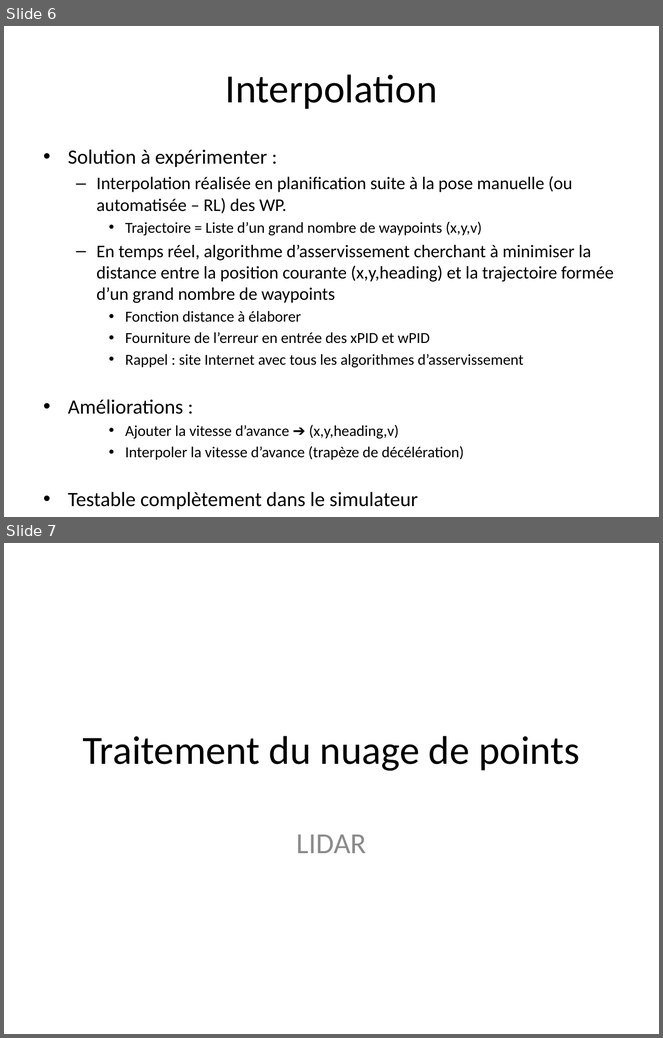
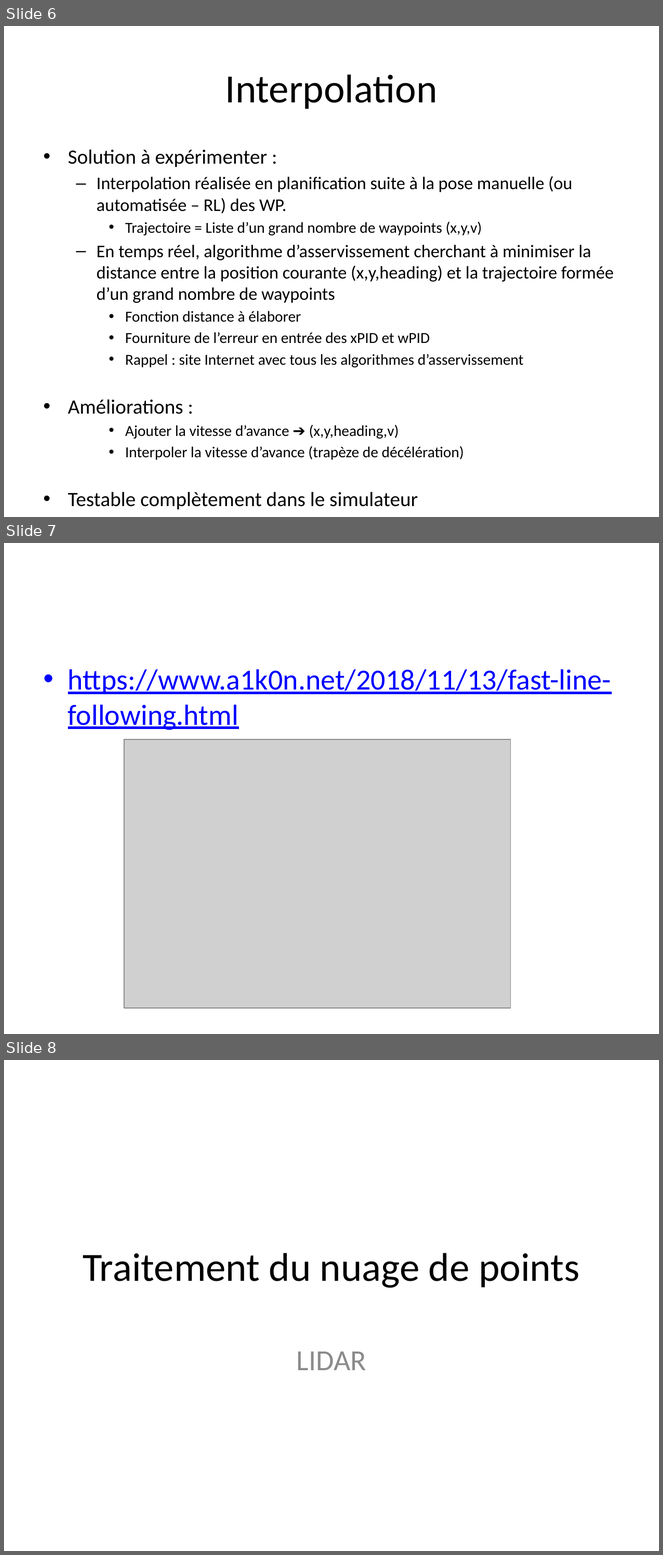
Before and after one commit to pat92fr/Carre92-2020, a slide deck: 60 - Simulator/session SLAM v0.05.pptx. Shown one above the other, each under a label of ours: slides 6 and 7 before the commit, slides 6, 7 and 8 after it. The pictures are 663x1038 and 663x1555 pixels, drawn with LibreOffice and Linux fonts; fonts in the diff are those of the drawing; grey boxes stand for pictures. Boxes give left, top, right and bottom in pixels: in the first picture for what was removed or moved away, otherwise in the second. Text is boxed around its words. In the diff, an @@ line names an element or a change of style, - is before the commit and + after.

```diff
--- a/60 - Simulator/session SLAM v0.05.pptx
+++ b/60 - Simulator/session SLAM v0.05.pptx
@@ slide 7 added at [4,543,659,1034], background #FFFFFF @@
@@ text added at [68,669,611,730], 32 pt, text #0000FF, underline @@
+• https://www.a1k0n.net/2018/11/13/fast-line-following.html
@@ picture added at [124,740,510,1008] @@
@@ what was slide 7 is now slide 8 @@
```
Also in this commit, not shown: 9 other files.
